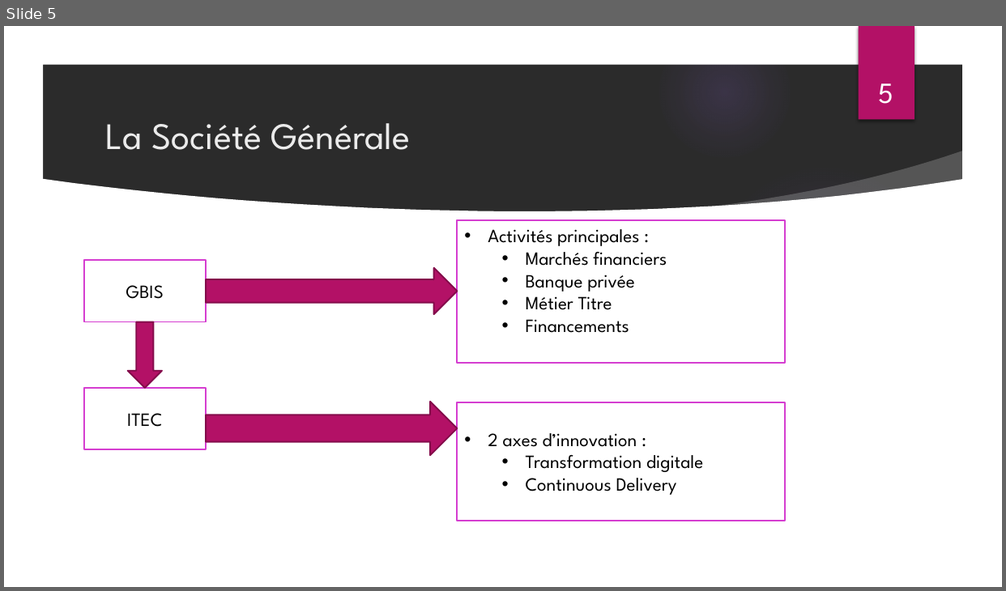
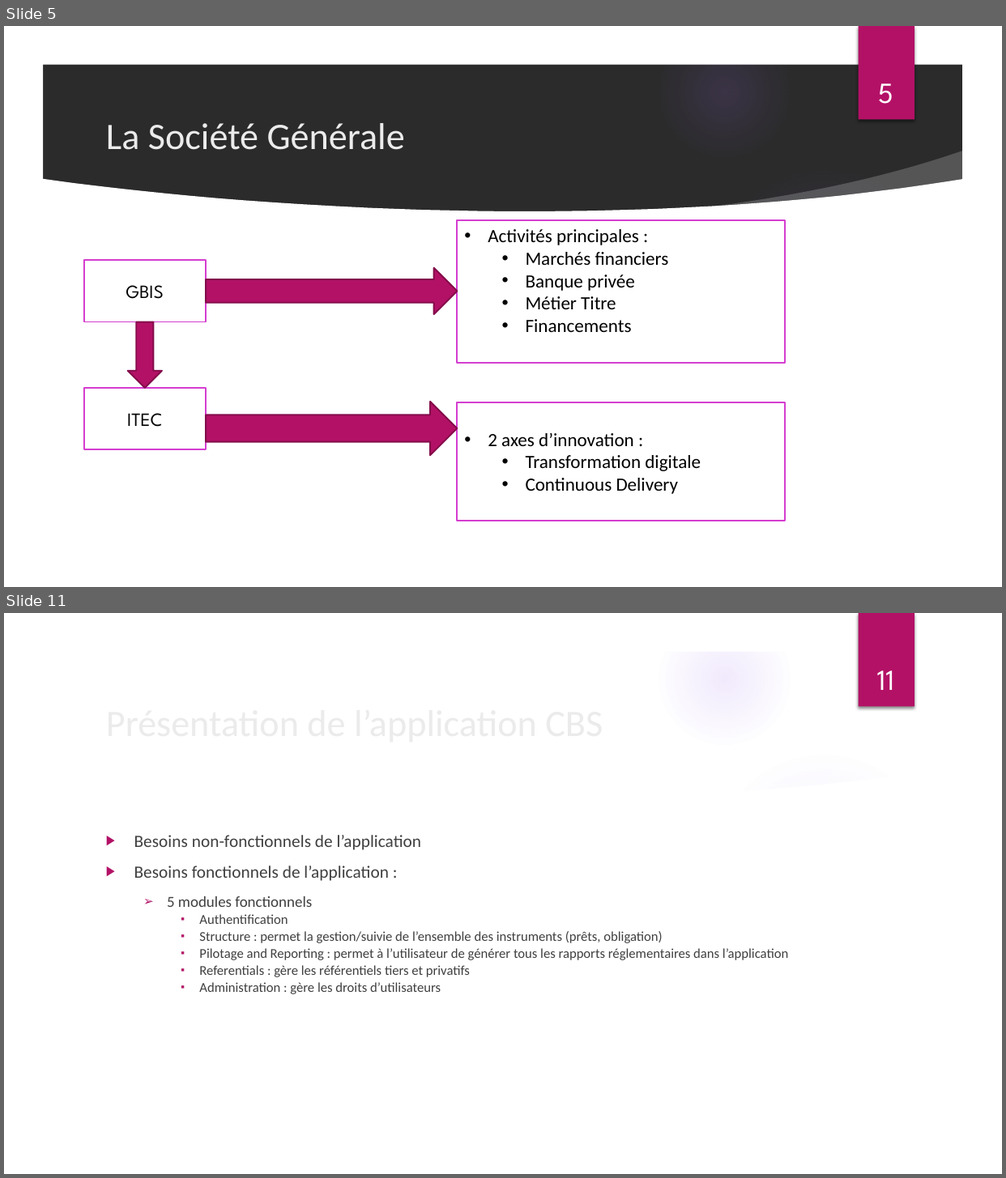
Before and after one commit to Thin-hinane/Rapport-de-stage-, a slide deck: PROJET IT DE GESTION DES OBLIGATIONS SECURISEES CBS.pptx. Shown one above the other, each under a label of ours: slide 5 before the commit, slides 5 and 11 after it; the slides between them are not shown. The pictures are 1006x591 and 1006x1178 pixels, drawn with LibreOffice and Linux fonts; fonts in the diff are those of the drawing; background and template pictures are left out; a plain dark background stands for a picture behind light text. Boxes give left, top, right and bottom in pixels: in the first picture for what was removed or moved away, otherwise in the second. Text is boxed around its words. In the diff, an @@ line names an element or a change of style, - is before the commit and + after.

```diff
--- a/PROJET IT DE GESTION DES OBLIGATIONS SECURISEES CBS.pptx
+++ b/PROJET IT DE GESTION DES OBLIGATIONS SECURISEES CBS.pptx
@@ slide 11 added at (4, 613, 1002, 1174), background picture (left out); not listed: 9 template elements that a slide beside it also shows @@
@@ page number added at (877, 671, 895, 690), 28 pt, text #FFFFFF @@
+11
@@ title added at (98, 692, 816, 750), 36 pt, text #EBEBEB @@
+Présentation de l’application CBS
@@ text added at (134, 835, 788, 995), 12.9 pt, text #404040 @@
+▶ Besoins non-fonctionnels de l’application
+▶ Besoins fonctionnels de l’application :
+  ➢ 5 modules fonctionnels
+    ▪ Authentification
+    ▪ Structure : permet la gestion/suivie de l’ensemble des instruments (prêts, obligation)
+    ▪ Pilotage and Reporting : permet à l’utilisateur de générer tous les rapports réglementaires dans l’application
+    ▪ Referentials : gère les référentiels tiers et privatifs
+    ▪ Administration : gère les droits d’utilisateurs
@@ slide 5 changed as well @@
@@ font League Spartan to Calibri in 3 elements at (106, 123, 405, 150), (457, 220, 785, 363), (457, 403, 785, 521) @@
```
Also in this commit, not shown: 5 other slides changed, 15 other slides added.
